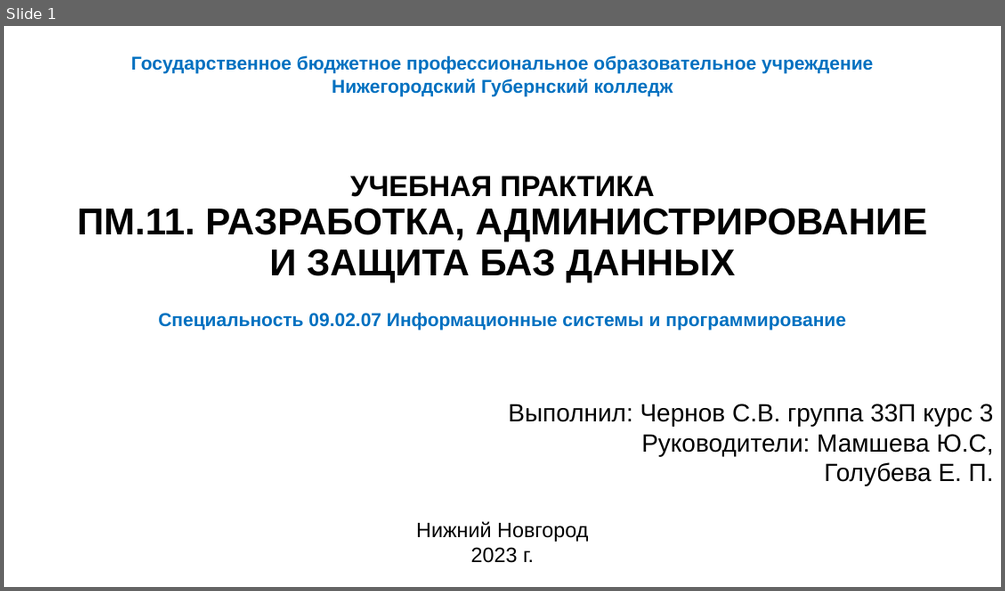
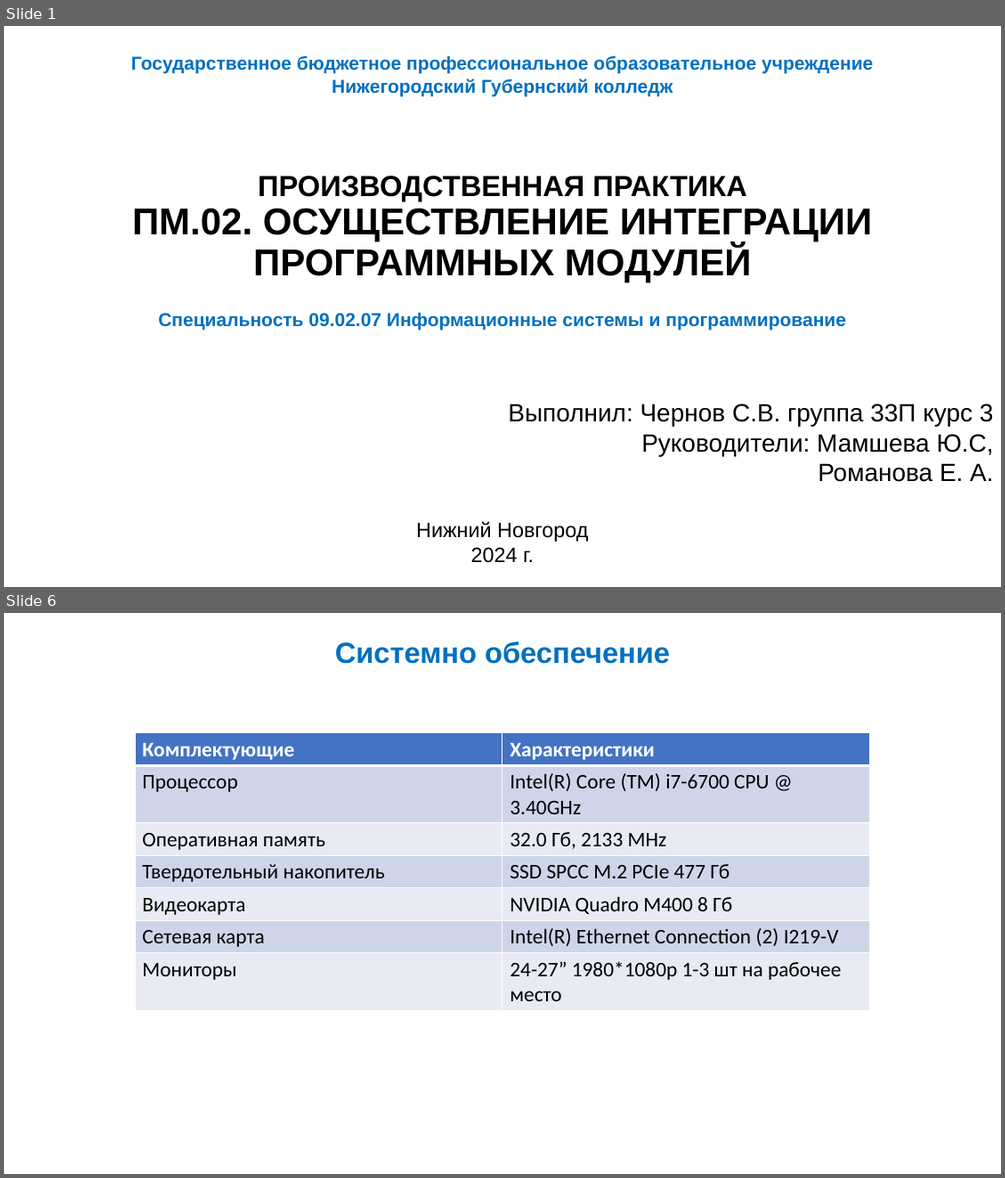
Before and after one commit to RangPinck/RequestHandler_API, a slide deck: reports/Презентация Microsoft PowerPoint.pptx. Shown one above the other, each under a label of ours: slide 1 before the commit, slides 1 and 6 after it; the slides between them are not shown. The pictures are 1005x591 and 1005x1178 pixels, drawn with LibreOffice and Linux fonts; fonts in the diff are those of the drawing. Boxes give left, top, right and bottom in pixels: in the first picture for what was removed or moved away, otherwise in the second. Text is boxed around its words. In the diff, an @@ line names an element or a change of style, - is before the commit and + after.

```diff
--- a/reports/Презентация Microsoft PowerPoint.pptx
+++ b/reports/Презентация Microsoft PowerPoint.pptx
@@ slide 6 added at <box>4,613,1001,1174</box>, background #FFFFFF @@
@@ text added at <box>335,641,670,664</box>, 28 pt, text #0070C0, bold @@
+Системно обеспечение
@@ table added at <box>135,733,871,1010</box>, 7 rows, 2 columns @@
+Комплектующие | Характеристики
+Процессор | Intel(R) Core (TM) i7-6700 CPU @ 3.40GHz
+Оперативная память | 32.0 Гб, 2133 MHz
+Твердотельный накопитель | SSD SPCC M.2 PCIe 477 Гб
+Видеокарта | NVIDIA Quadro M400 8 Гб
+Сетевая карта | Intel(R) Ethernet Connection (2) I219-V
+Мониторы | 24-27” 1980*1080p 1-3 шт на рабочее место
@@ slide 1 changed as well @@
@@ text at <box>132,176,872,282</box>: text changed @@
-УЧЕБНАЯ ПРАКТИКА
-ПМ.11. РАЗРАБОТКА, АДМИНИСТРИРОВАНИЕ И ЗАЩИТА БАЗ ДАННЫХ
+ПРОИЗВОДСТВЕННАЯ ПРАКТИКА
+ПМ.02. ОСУЩЕСТВЛЕНИЕ ИНТЕГРАЦИИ ПРОГРАММНЫХ МОДУЛЕЙ
@@ text at <box>817,463,993,482</box>: text changed @@
-Голубева Е. П.
+Романова Е. А.
@@ text at <box>471,547,534,563</box>: text changed @@
-2023 г.
+2024 г.
```
Also in this commit, not shown: 19 other slides added, 17 slides removed, 5 other files.
